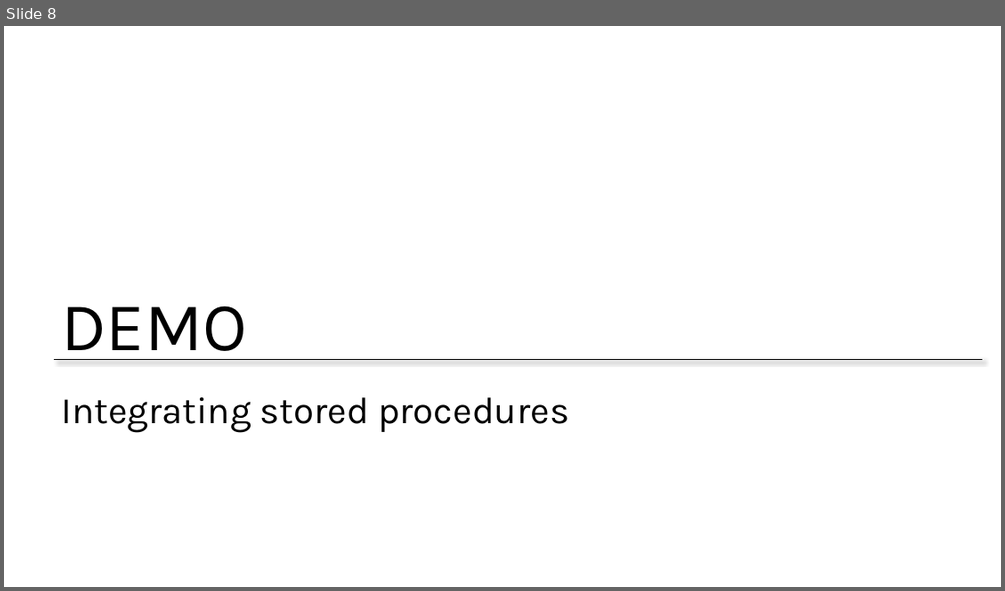
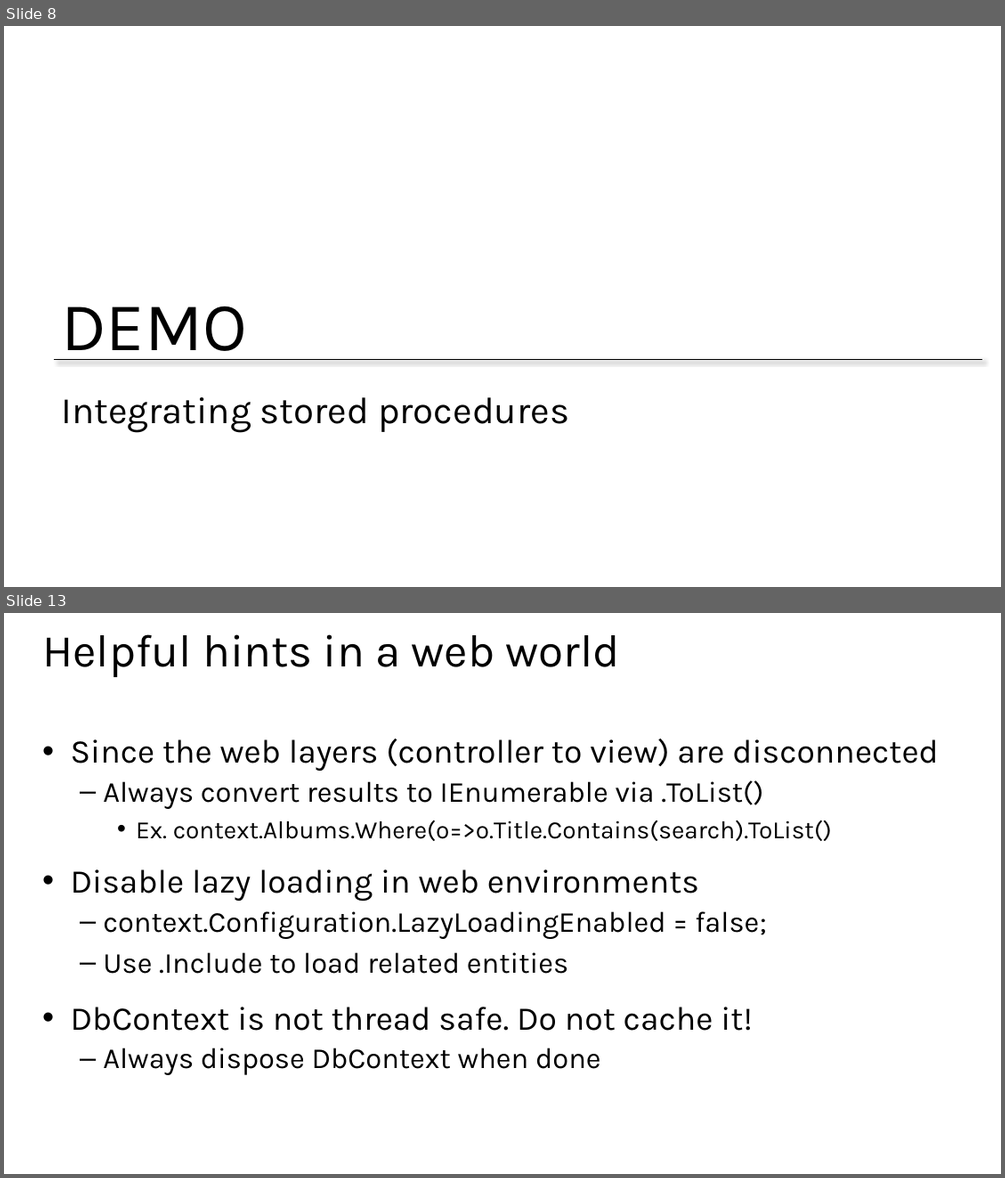
Before and after one commit to xuemiantao/EntityFramework, a slide deck: Slides/06 - Integrating Extra Features and Looking Forward.pptx. Shown one above the other, each under a label of ours: slide 8 before the commit, slides 8 and 13 after it; the slides between them are not shown. The pictures are 1005x591 and 1005x1178 pixels, drawn with LibreOffice and Linux fonts; fonts in the diff are those of the drawing; background and template pictures are left out. Boxes give left, top, right and bottom in pixels: in the first picture for what was removed or moved away, otherwise in the second. Text is boxed around its words. In the diff, an @@ line names an element or a change of style, - is before the commit and + after.

```diff
--- a/Slides/06 - Integrating Extra Features and Looking Forward.pptx
+++ b/Slides/06 - Integrating Extra Features and Looking Forward.pptx
@@ slide 13 added at <box>4,613,1001,1174</box>, background #FFFFFF @@
@@ title added at <box>42,634,620,677</box>, 44 pt, text #000000 @@
+Helpful hints in a web world
@@ text added at <box>71,738,938,1075</box>, 28 pt, text #000000 @@
+• Since the web layers (controller to view) are disconnected
+  – Always convert results to IEnumerable via .ToList()
+    • Ex. context.Albums.Where(o=>o.Title.Contains(search).ToList()
+• Disable lazy loading in web environments
+  – context.Configuration.LazyLoadingEnabled = false;
+  – Use .Include to load related entities
+• DbContext is not thread safe. Do not cache it!
+  – Always dispose DbContext when done
```
Also in this commit, not shown: 2 slides changed, 12 other slides added, 2 other files.
